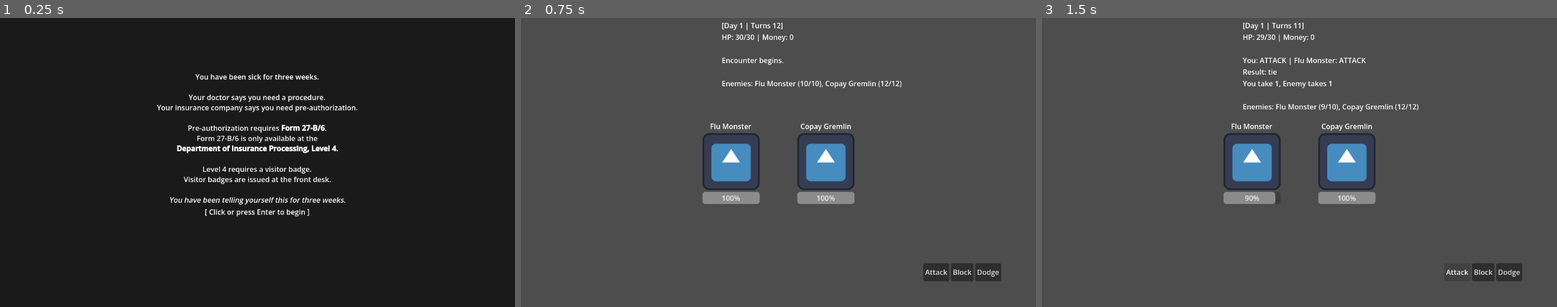
Above: before the commit, frames 1-3 (left to right).
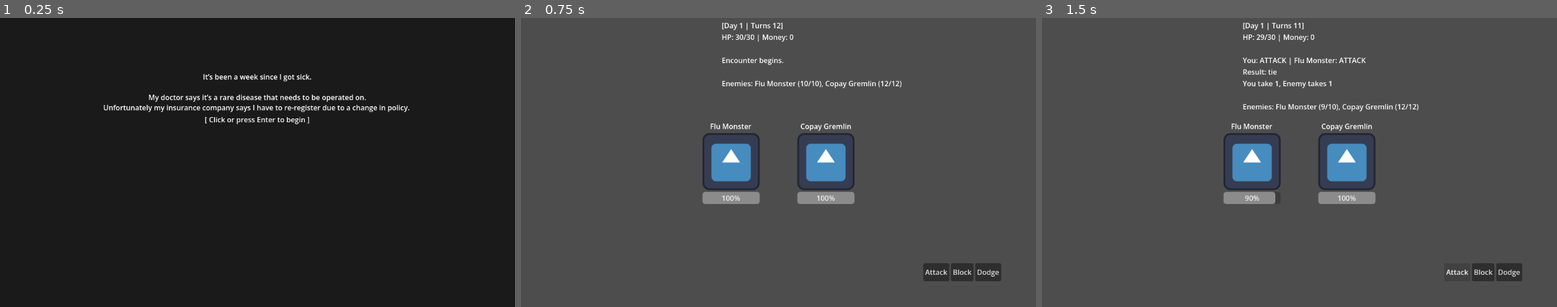
Above: after the commit, the same moments.

Repository: memjamim/InsuranceGame
Game: Godot game, scene res://scenes/intro/Intro.tscn
The game is run twice, just before and just after one commit, with the same random seed, the same clock (stepped at 60 frames per second) and the same inputs. The engine's default icon, where the game draws it, is replaced by a stand-in: a white triangle on a blue panel in a dark square.
Inputs (mouse positions are in pixels of both pictures, inside the frame that each line leads up to):
- Up to frame 1 (0.25 s): no input
- Up to frame 2 (0.75 s): tap Enter (ui_accept) at 0.5 s; move the mouse to (891, 148) at 0.52 s; click (891, 148) at 0.67 s
- Up to frame 3 (1.5 s): tap Enter (ui_accept) at 0.77 s; click "Attack" at 1.25 s

The runs differ from the first frame. In frame 1, 3.7% of the frame differs, in the area x 20-80%, y 19-69%; in frame 2, nothing differs; in frame 3, nothing differs.

Commit message:
Added intro text

Diff:
--- a/insurance-game-project-folder/scenes/Main.tscn
+++ b/insurance-game-project-folder/scenes/Main.tscn
@@ -1,7 +1,7 @@
 [gd_scene format=3 uid="uid://b0cmu4y8o7mrx"]
 
-[ext_resource type="Script" uid="uid://bjp2exk7ydkl5" path="res://scenes/Main.gd" id="1_rvslj"]
-[ext_resource type="PackedScene" uid="uid://bnlg3jrc6cefc" path="res://scenes/Room.tscn" id="3_0bbpv"]
+[ext_resource type="Script" uid="uid://bjp2exk7ydkl5" path="res://Scenes/Main.gd" id="1_rvslj"]
+[ext_resource type="PackedScene" uid="uid://bnlg3jrc6cefc" path="res://Scenes/Room.tscn" id="3_0bbpv"]
 
 [node name="Main" type="Node" unique_id=1916344261]
 script = ExtResource("1_rvslj")
--- a/insurance-game-project-folder/scenes/intro/intro.gd
+++ b/insurance-game-project-folder/scenes/intro/intro.gd
@@ -9,11 +9,19 @@
 
 # Each entry is one screen of text. BBCode supported.
 var panels: Array[String] = [
-	"[center]You have been sick for three weeks.\n\nYour doctor says you need a procedure.\nYour insurance company says you need pre-authorization.\n\nPre-authorization requires [b]Form 27-B/6[/b].\nForm 27-B/6 is only available at the\n[b]Department of Insurance Processing, Level 4.[/b]\n\nLevel 4 requires a visitor badge.\nVisitor badges are issued at the front desk.[/center]",
+	"[center]It’s been a week since I got sick.\n\nMy doctor says it’s a rare disease that needs to be operated on.\nUnfortunately my insurance company says I have to re-register due to a change in policy. [/center]",
 
-	"[center]Today, you will go to the front desk.\n\nYou carry what little money you have.\nYou carry the vague hope that today someone will help you.\n\nThe building closes at 5 PM.\n\n[i]You have been telling yourself this for three weeks.[/i][/center]",
+	"[center]I dragged myself out of the house to visit the Department of Insurance Processing.\nI just want to get this over with.\nThe line is long and I check my documents over and over again, making sure I haven’t forgotten anything.	[/center]",
 
-	"[center]\n\n\n[b]DAY 1[/b]\n\n[i]The Lobby[/i]\n\n[color=gray]— Fight through to the front desk. Collect what you can. —[/color][/center]"
+	"[center]“Hello sir. How can I help you today?”\n“Hi, I’m here to re-register for my insurance. There was a policy change or something like that. Here are my documents.”\n“Right. Please give me a moment to check if you have everything in order.” [/center]",
+
+	"[center]After a moment, the man hands my documents back to me.\n“I’m sorry sir, it appears you’re missing some important documents needed for the re-registration.”\n“The new policy requires some new documents to be processed.”\n“Luckily, the other documents you need can be acquired and filled out in this building.”\n“Let’s see. You need forms 27-B/6 though 53-Z/9, registry forms, and some small legal forms that the other staff members can fill you in on.”	[/center]",
+
+	"[center]I could feel my illness flaring up from the stress of this procedure.\n“Where do I go to get these forms?”\n“Oh you can go up the stairs and someone will help you out.”\n“I apologize sir but you are holding up the line so I’m afraid I’ll have to ask you to step out.”[/center]",
+
+	"[center]I get out of the line and look at the clock on the wall. This office closes at 5 PM.\nI don’t have much time to get everything together.\nI check my documents, I confirm everything I need to grab, and my fever climbs once again.\nI step towards the next floor.[/center]",
+
+	"[center]\n\n\n[b]DAY 1[/b]\n\n[i]The Lobby[/i]\n\n[color=gray]— Fight the sickness. Collect what you can. —[/color][/center]"
 ]
 
 var _current: int = 0
@@ -22,7 +30,7 @@
 func _ready() -> void:
 	print(panel_label)   # debug: remove once confirmed not null
 	print(continue_hint) # debug: remove once confirmed not null
-	panel_label.text = "[center]You have been sick for three weeks.\n\nYour doctor says you need a procedure.\nYour insurance company says you need pre-authorization.\n\nPre-authorization requires [b]Form 27-B/6[/b].\nForm 27-B/6 is only available at the\n[b]Department of Insurance Processing, Level 4.[/b]\n\nLevel 4 requires a visitor badge.\nVisitor badges are issued at the front desk.\n\n[i]You have been telling yourself this for three weeks.[/i][/center]"
+	panel_label.text = "[center]It’s been a week since I got sick.\n\nMy doctor says it’s a rare disease that needs to be operated on.\nUnfortunately my insurance company says I have to re-register due to a change in policy. [/center]"
 	continue_hint.text = "[ Click or press Enter to begin ]"
 
 func _input(event: InputEvent) -> void:
